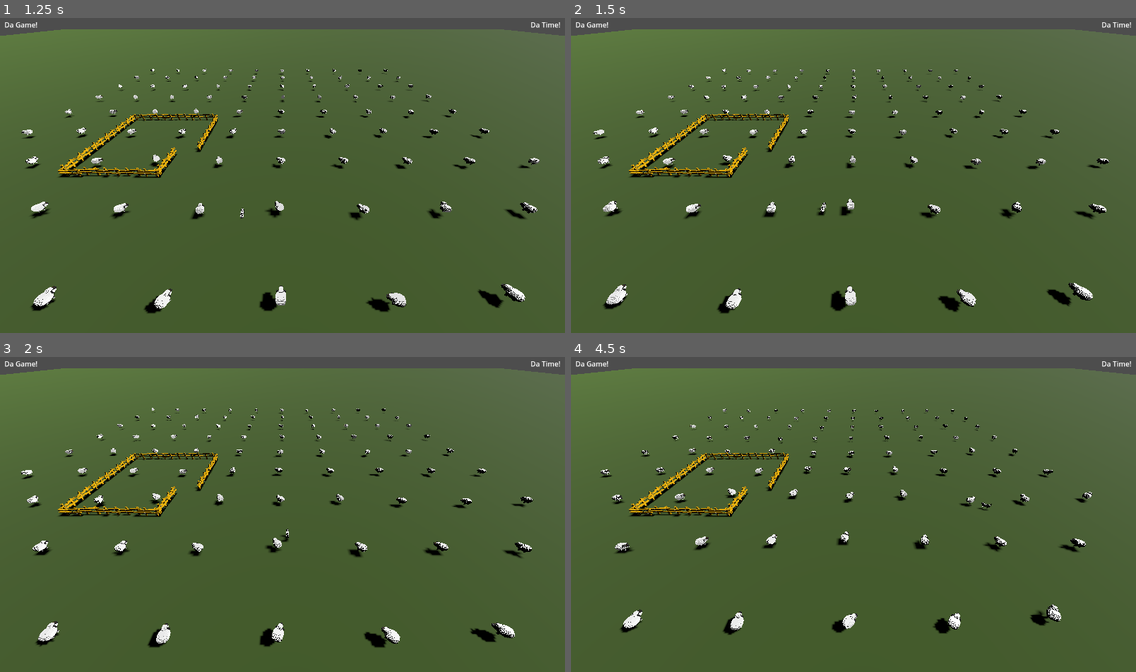
Above: before the commit, frames 1-4 (two rows, left to right).
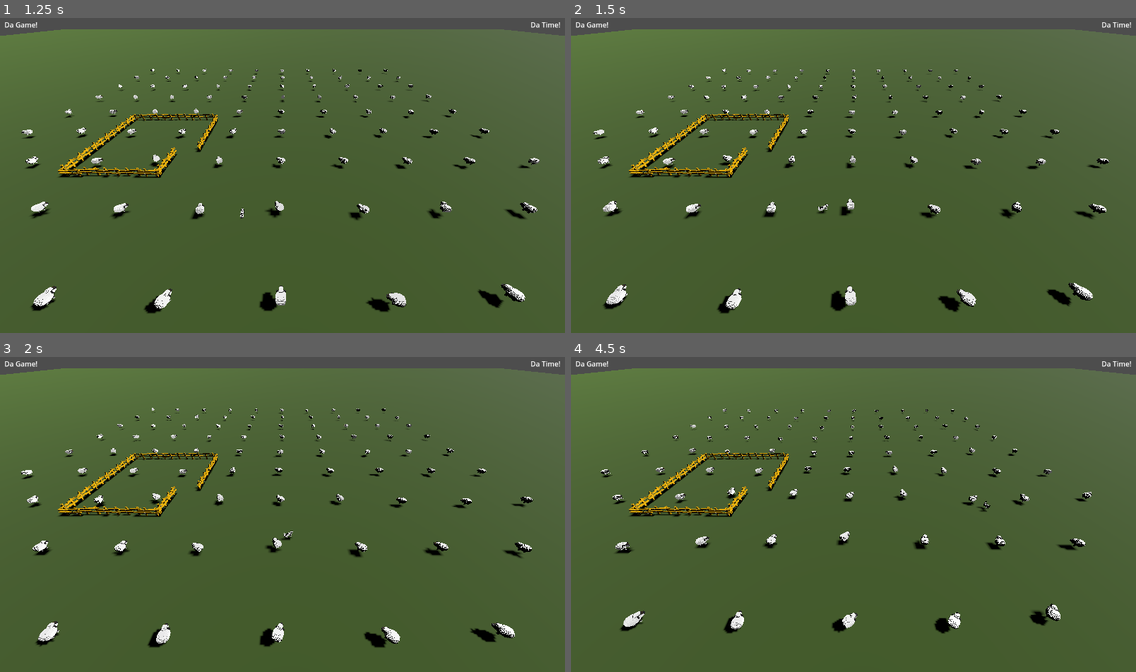
Above: after the commit, the same moments.

Repository: hunttis/ld-58
Game: Godot game, scene res://assets/scenes/master.tscn
Same seed, same stepped clock (60 frames per second), same inputs: the game is played once before the commit and once after it.
Inputs (mouse positions are in pixels of both pictures, inside the frame that each line leads up to):
- Up to frame 1 (1.25 s): click "Start" at 0.5 s
- Up to frame 2 (1.5 s): move the mouse to (977, 159) at 1.27 s; click (977, 159) at 1.35 s
- Up to frame 3 (2 s): no input
- Up to frame 4 (4.5 s): move the mouse to (740, 530) at 2.02 s; tap E (ability_e) at 2.1 s; move the mouse to (910, 442) at 2.77 s; hold Q (ability_q) 2.78-3.53 s; move the mouse to (825, 577) at 3.52 s; tap W (ability_w) at 3.6 s; move the mouse to (1023, 561) at 4.27 s; click (1023, 561) at 4.35 s

Frame 1 is identical in both runs. In frame 2, less than 0.1% of the frame differs, in the area x 43-46%, y 58-63%; in frame 3, less than 0.1%; in frame 4, 1.0%, in the area x 5-93%, y 16-89%.

Commit message:
fix dog look direction

Diff:
--- a/assets/scenes/game/dog/dog.gd
+++ b/assets/scenes/game/dog/dog.gd
@@ -1,7 +1,7 @@
 class_name Dog
 extends CharacterBody3D
 
-@onready var agent: NavigationAgent3D =  $NavigationAgent3D
+@onready var agent: NavigationAgent3D = $NavigationAgent3D
 @onready var repulsionArea: Area3D = $RepulsionArea
 @onready var repulsionCollider: CollisionShape3D = $RepulsionArea/CollisionShape3D
 @onready var barkCooldown: Timer = $BarkCooldown
@@ -33,9 +33,10 @@
   var target = agent.get_next_path_position()
   var direction = global_position.direction_to(target)
   velocity = direction * speed
-  look_at(Vector3(direction.x, global_position.y, direction.z))
+
+  var look_target = position + velocity
+  look_at(Vector3(look_target.x, global_position.y, look_target.z))
   move_and_slide()
-
 
 func _input(_event) -> void:
   if Input.is_action_just_pressed("LeftClick"):
